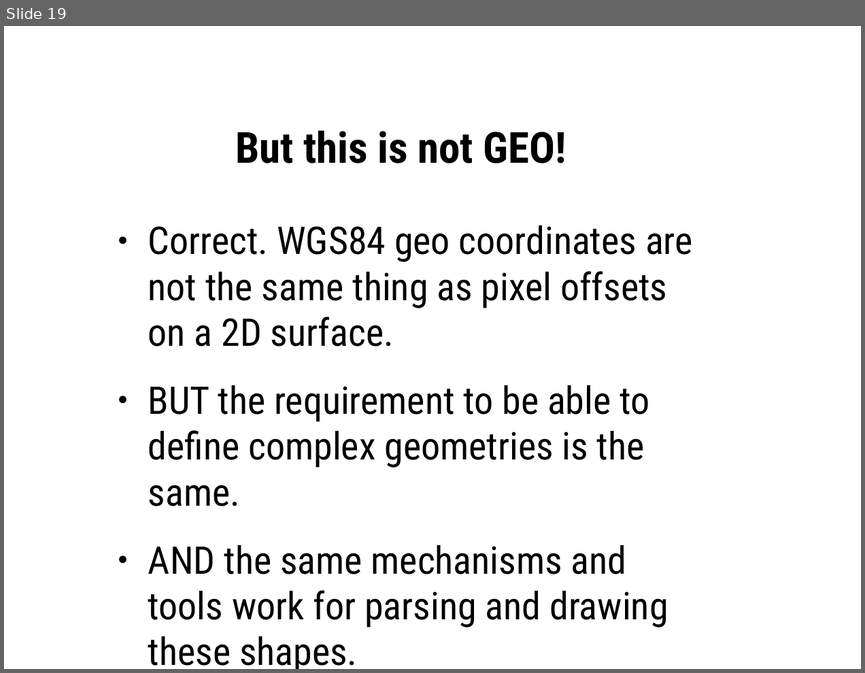
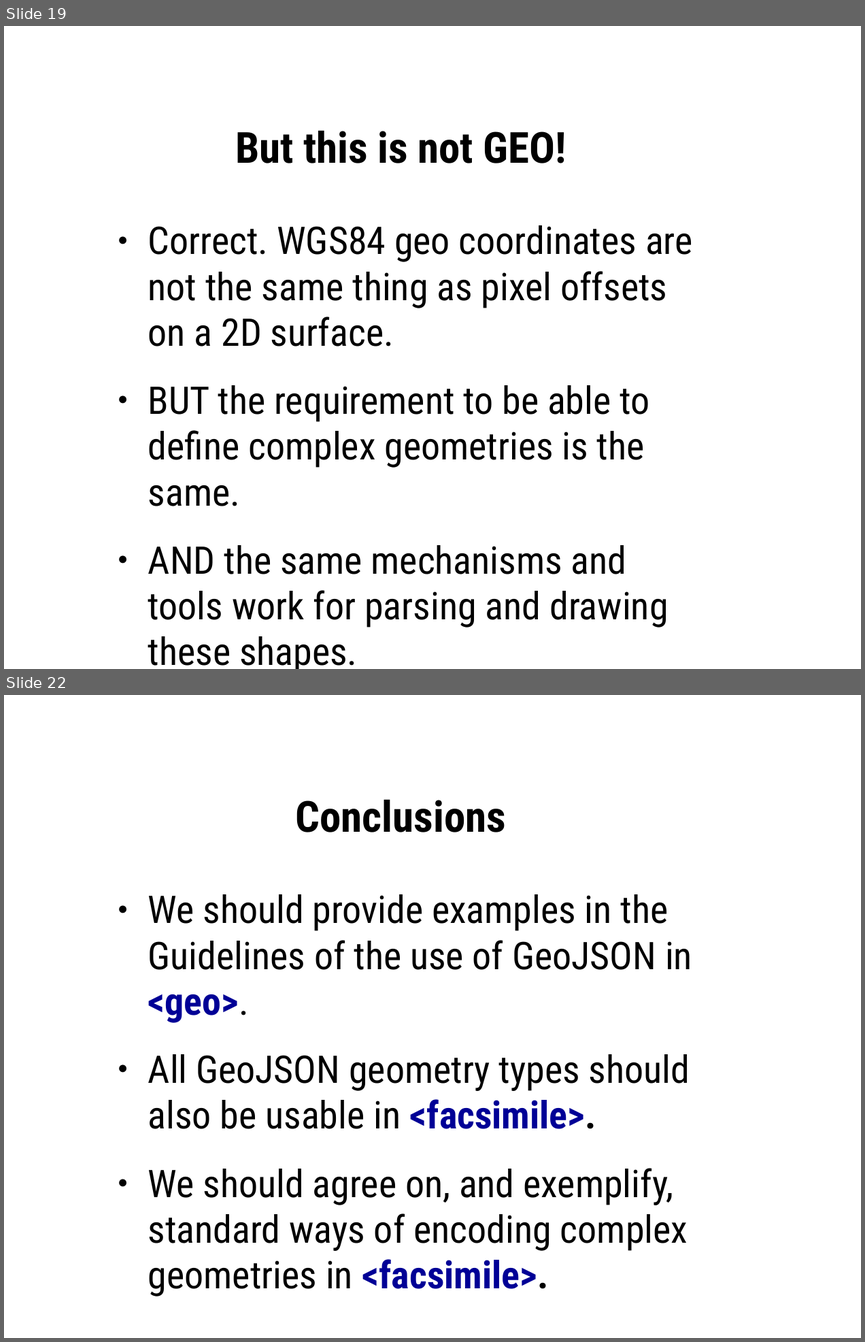
Before and after one commit to martindholmes/BreezeMap, a slide deck: presentations/geo_json_tei/geo_json_tei.odp. Shown one above the other, each under a label of ours: slide 19 before the commit, slides 19 and 22 after it; the slides between them are not shown. The pictures are 865x673 and 865x1342 pixels, drawn with LibreOffice and Linux fonts; fonts in the diff are those of the drawing. Boxes give left, top, right and bottom in pixels: in the first picture for what was removed or moved away, otherwise in the second. Text is boxed around its words. In the diff, an @@ line names an element or a change of style, - is before the commit and + after.

Commit message:
More work on presentation.

```diff
--- a/presentations/geo_json_tei/geo_json_tei.odp
+++ b/presentations/geo_json_tei/geo_json_tei.odp
@@ slide 22 added at [4,695,861,1338], background #FFFFFF @@
@@ title added at [296,799,506,832], 36 pt, text #000000, bold @@
+Conclusions
@@ text added at [148,894,692,1296], 32 pt, text #000000 @@
+● We should provide examples in the Guidelines of the use of GeoJSON in <geo>.
+● All GeoJSON geometry types should also be usable in <facsimile>.
+● We should agree on, and exemplify, standard ways of encoding complex geometries in <facsimile>.
```
Also in this commit, not shown: 3 other slides added.
